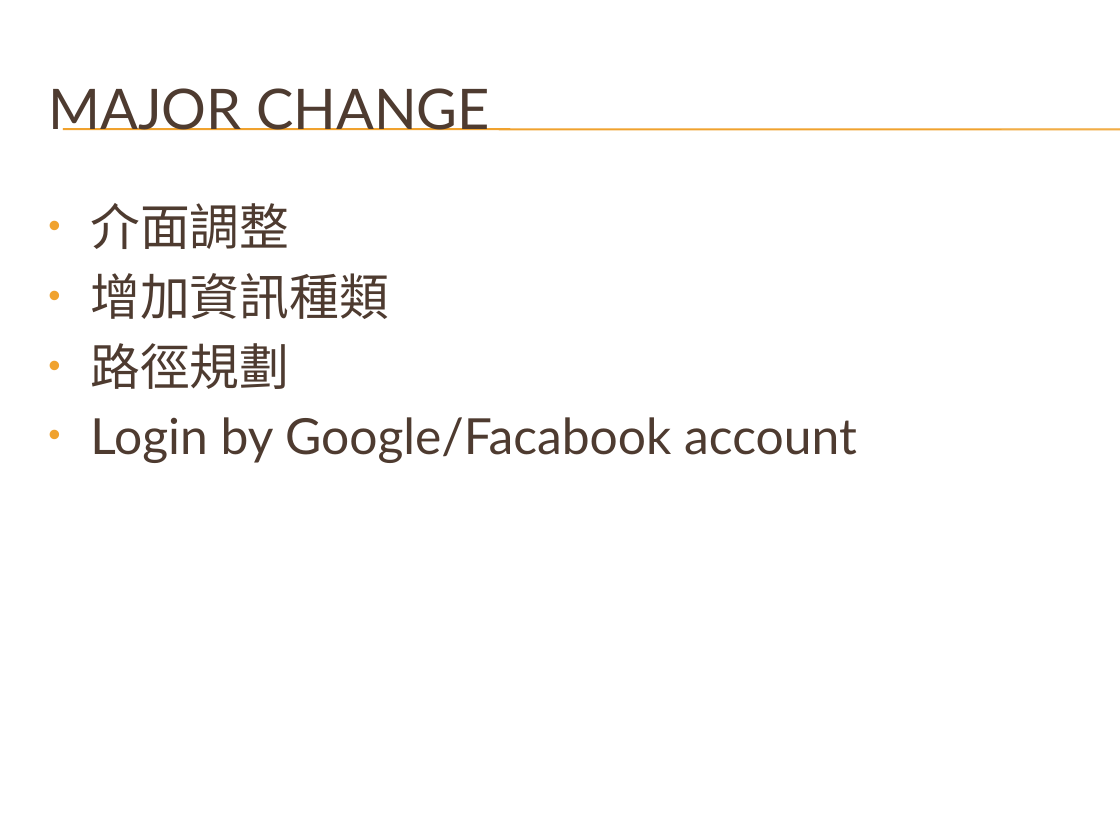
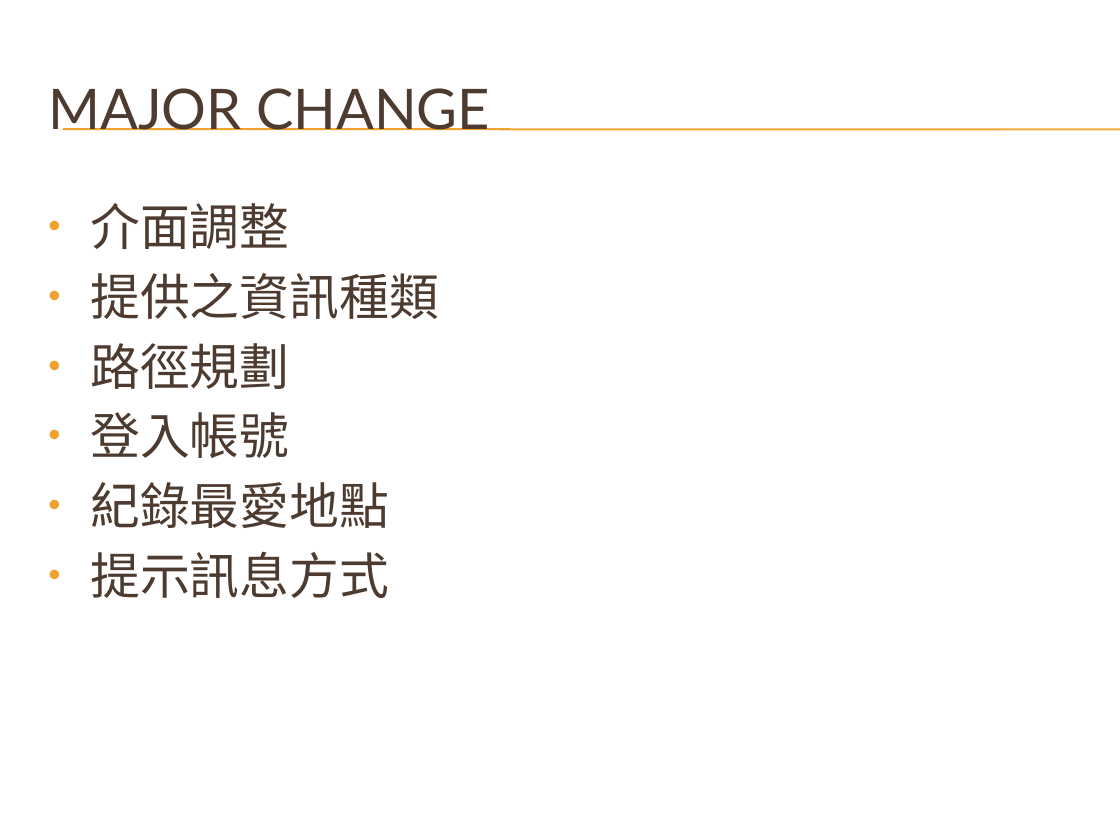
Before and after one commit to mjwade03/HtmlProject, a slide deck: slide 3 of HtmlProject/NodejsCompleteServer/Slide/天氣概況綜合資訊站 - 3rd stage.pptx. Drawn at 1120x840 pixels with LibreOffice and Linux fonts; fonts in the diff are those of the drawing; background and template pictures are left out. Boxes give left, top, right and bottom in pixels: in the first picture for what was removed or moved away, otherwise in the second. Text is boxed around its words. In the diff, an @@ line names an element or a change of style, - is before the commit and + after.

```diff
--- a/HtmlProject/NodejsCompleteServer/Slide/天氣概況綜合資訊站 - 3rd stage.pptx
+++ b/HtmlProject/NodejsCompleteServer/Slide/天氣概況綜合資訊站 - 3rd stage.pptx
@@ text at <box>90,273,439,319</box>: text changed @@
-• 增加資訊種類
+• 提供之資訊種類
@@ text at <box>90,412,389,598</box>: text changed @@
-• Login by Google/Facabook account
+• 登入帳號
+• 紀錄最愛地點
+• 提示訊息方式
```
Also in this commit, not shown: 8 other slides changed, 3 slides added, 3 other files.
